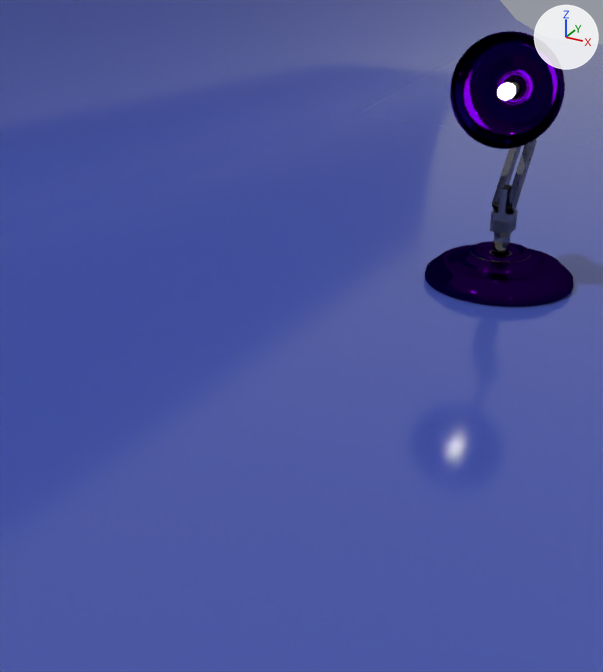
A saved change to the Blender file 6_Animated_Lamp/Animated Lamp.blend.
Rendered twice from a 50 mm lens placed at (1.91, -7.19, 2.56), pointed at (-0.64, -2.56, 0.24). The lights are fixed; the arrows at upper right show +X, +Y and +Z.

Names of what the first picture shows: 'Backdrop', 'Lamba Kafasi', 'Lamp Base (Path)', 'Lamp Stem', 'Lower Arm'.
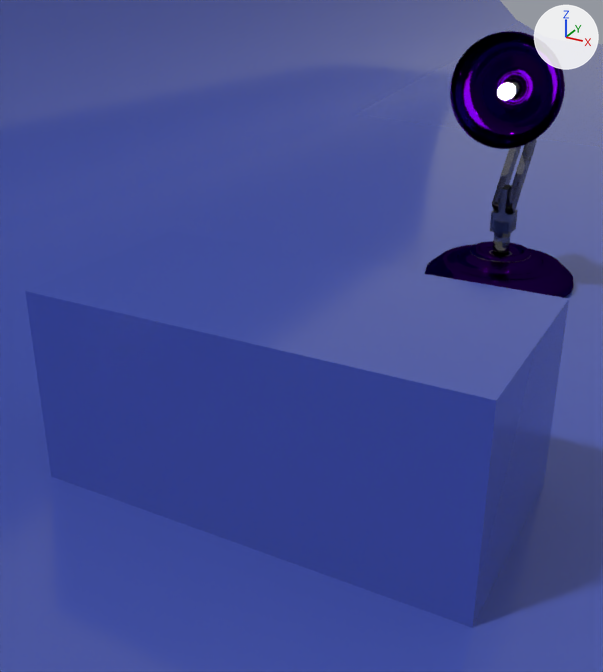
What changed in the scene script:
```text
Change ob_bench:
    remove ob_bench.hide_set(True)
```

Changed parts and their boxes (x1, y1, x2, y2) in the pictures (603 x 672 px):
'Bench', shown
    after: (25, 231, 569, 628)
